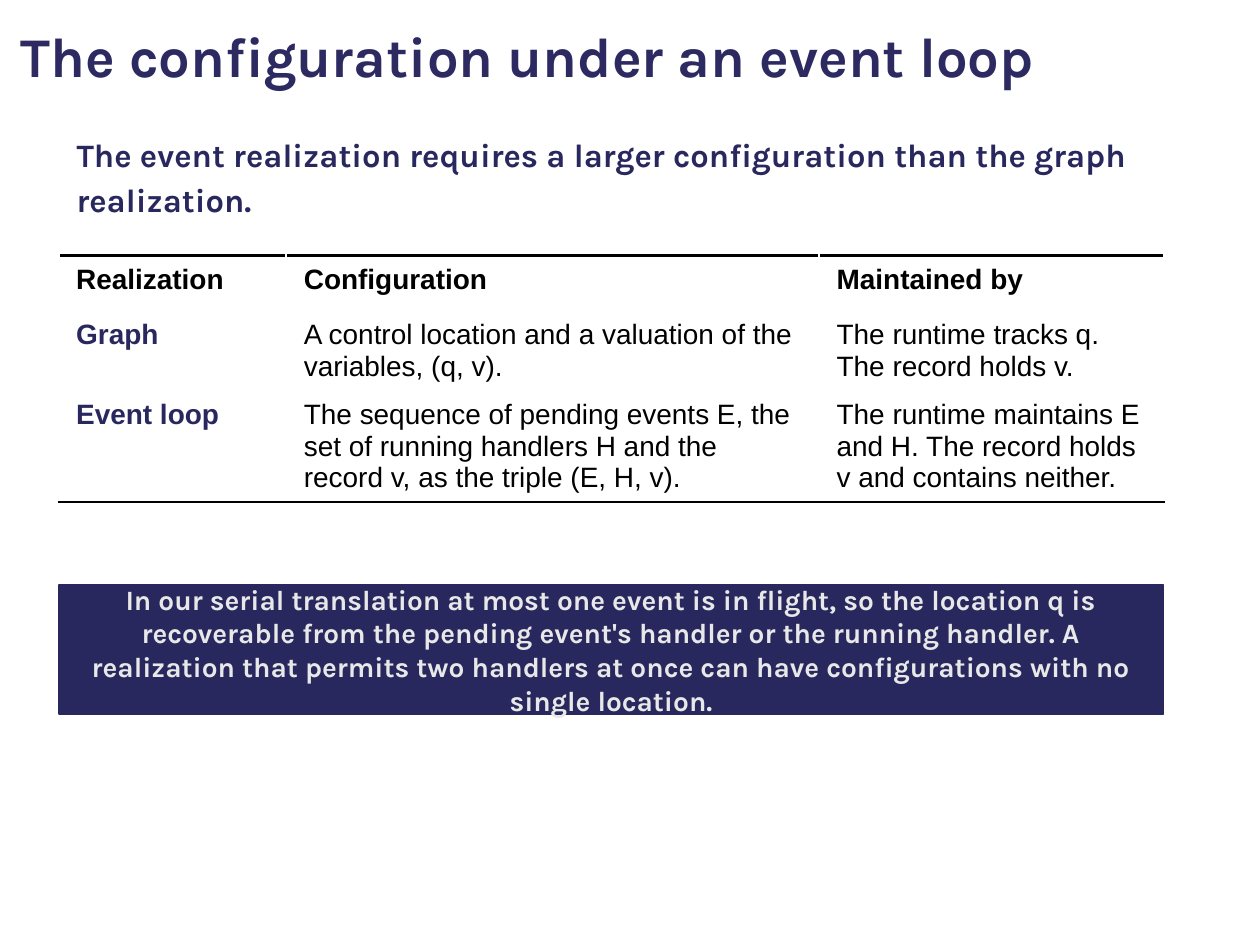
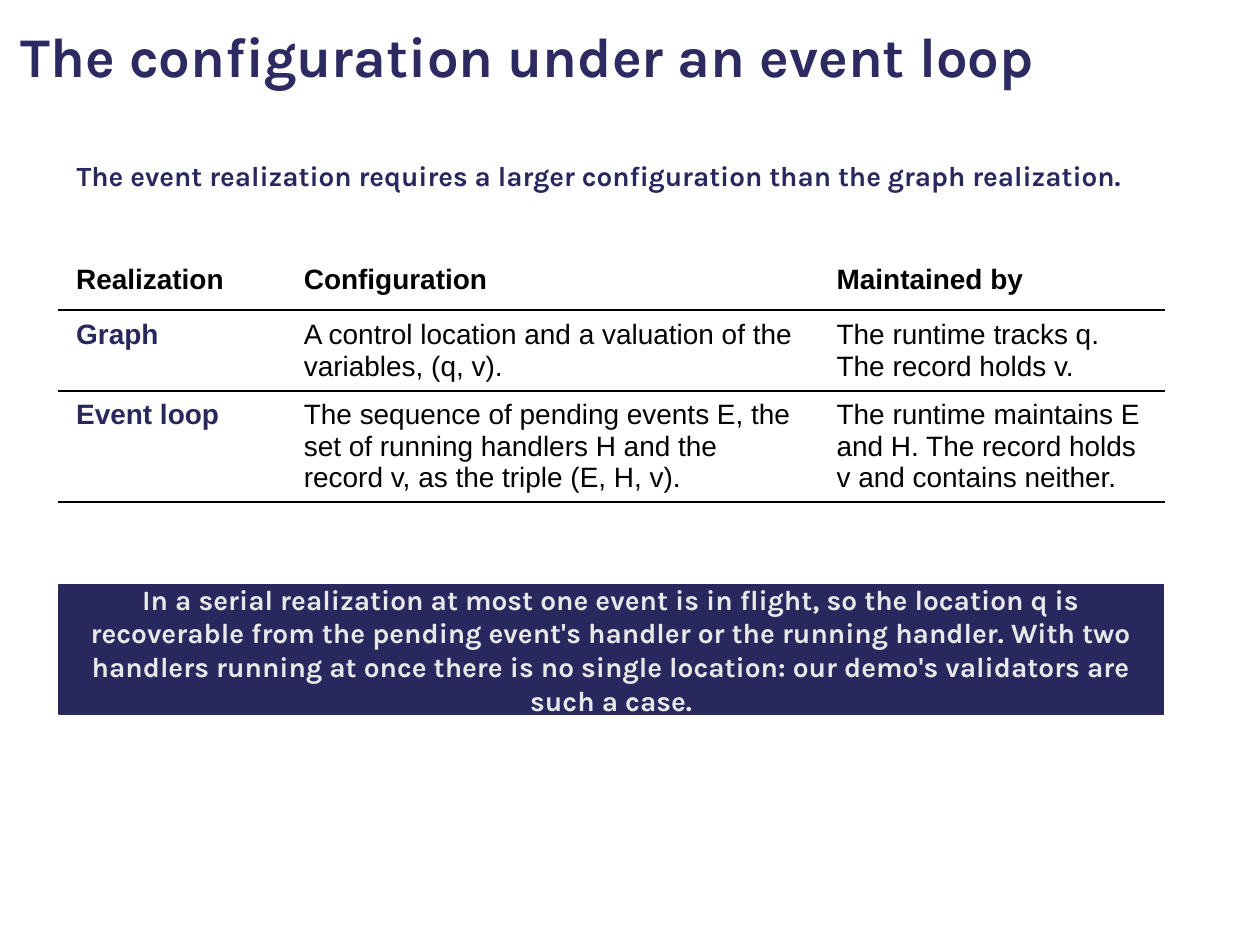
Before and after one commit to comse6998-019/lectures, a slide deck: slide 74 of lecture-3--2026-09-25/lecture3.pptx (slide 77 before the commit). Drawn at 1260x945 pixels with LibreOffice and Linux fonts; fonts in the diff are those of the drawing; background and template pictures are left out. Boxes give left, top, right and bottom in pixels: in the first picture for what was removed or moved away, otherwise in the second. Text is boxed around its words. In the diff, an @@ line names an element or a change of style, - is before the commit and + after.

```diff
--- a/lecture-3--2026-09-25/lecture3.pptx
+++ b/lecture-3--2026-09-25/lecture3.pptx
@@ text "The event realization requires a ..." at [77, 166, 1120, 193]: size 14 to 11.9 pt; line spacing 1.15 to 1.05 @@
@@ table at [59, 255, 1164, 514] @@
@@ borders changed @@
@@ text in rectangle at [91, 590, 1130, 717]: text changed @@
-In our serial translation at most one event is in flight, so the location q is recoverable from the pending event's handler or the running handler. A realization that permits two handlers at once can have configurations with no single location.
+In a serial realization at most one event is in flight, so the location q is recoverable from the pending event's handler or the running handler. With two handlers running at once there is no single location: our demo's validators are such a case.
```
Also in this commit, not shown: 54 other slides changed, 10 slides added, 7 slides removed, 13 other files.
